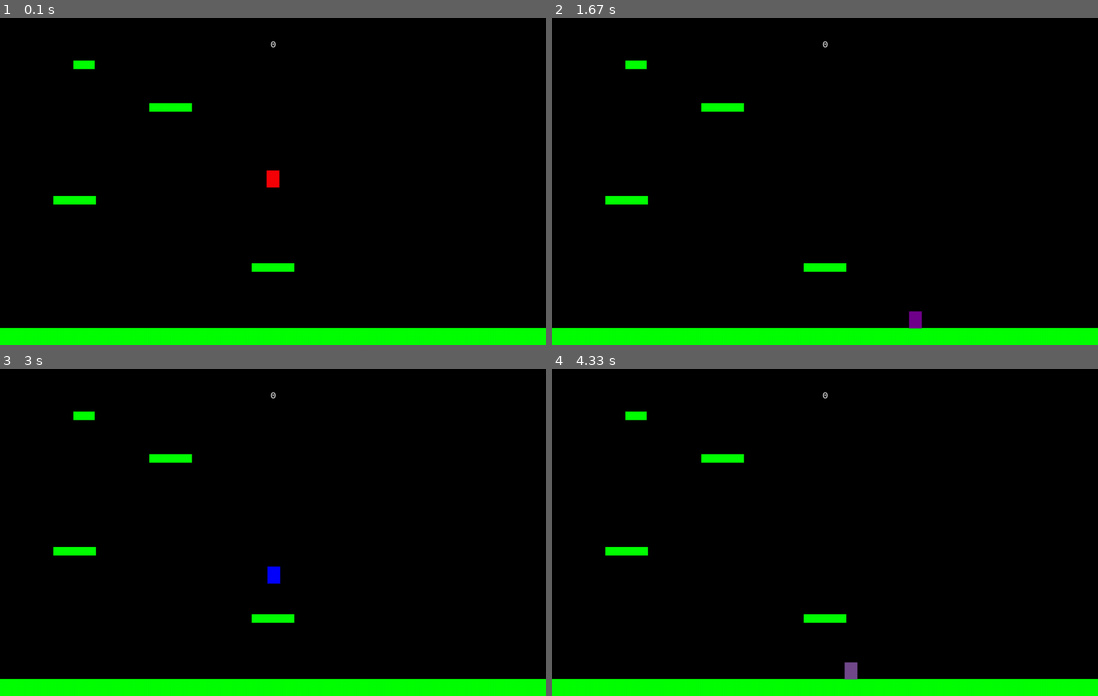
Above: before the commit, frames 1-4 (two rows, left to right).
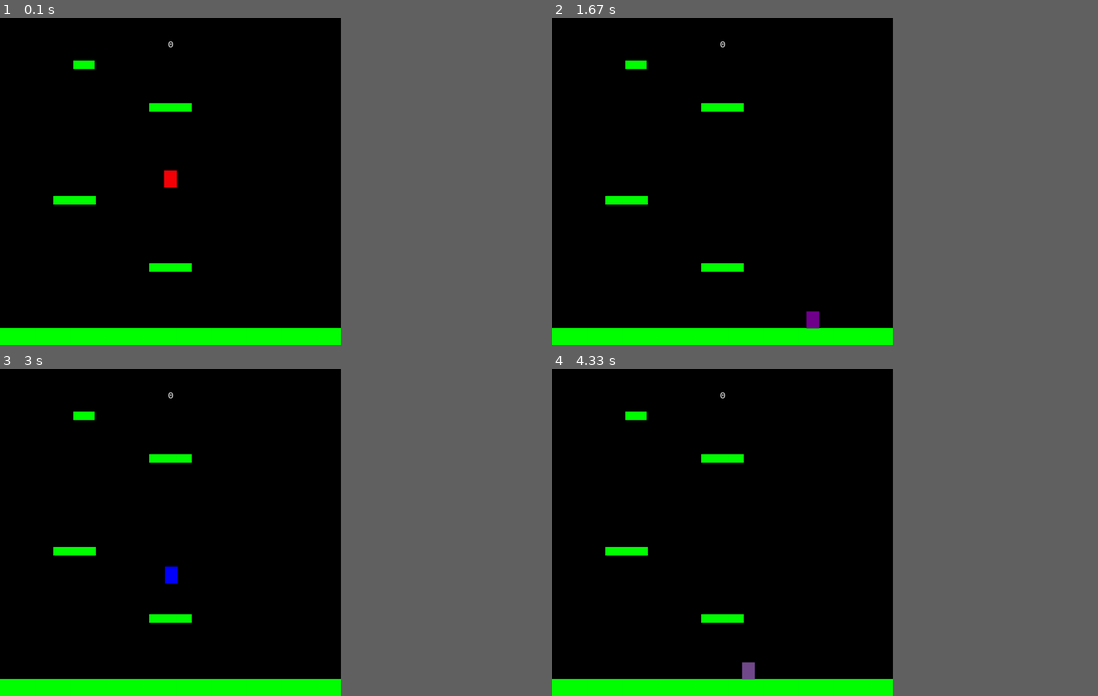
Above: after the commit, the same moments.

Repository: BulSU-BSCpE2B-Group2/DROP
Game: pygame game, started from main.py
Two runs of this game, one before a commit and one after it. Both use one fixed random seed, a clock stepped at 60 frames per second and the inputs below.
Inputs:
- Up to frame 1 (0.1 s): no input
- Up to frame 2 (1.67 s): hold Right 0.33-0.8 s; hold Up 0.83-1.13 s; hold Right 1.17-1.63 s
- Up to frame 3 (3 s): hold Left 1.67-2.2 s; hold Left 2.23-2.63 s; hold Up from 2.67 s (still down)
- Up to frame 4 (4.33 s): release Up at 3.03 s; hold Right 3.07-3.7 s; hold Left 3.73-4.2 s; hold Right from 4.23 s (still down)
The window is 900x540 before the commit and 562x540 after it. Grey fills any space a smaller window leaves; there, only what the larger window draws over its background counts as a difference.

The runs differ from the first frame. In frame 1, 2.7% of the frame differs, in the area x 13-100%, y 7-100%; in frame 2, 2.7%; in frame 3, 2.7%; in frame 4, 2.7%.

Commit message:
Added faded color change

Diff:
--- a/settings.py
+++ b/settings.py
@@ -2,7 +2,7 @@
 import pygame as pg
 # game resolution and fps
 title = "Pygame Platformer Test"
-width = 1280
+width = 800
 height = 768
 fps = 60
 font_name = 'consolas'
